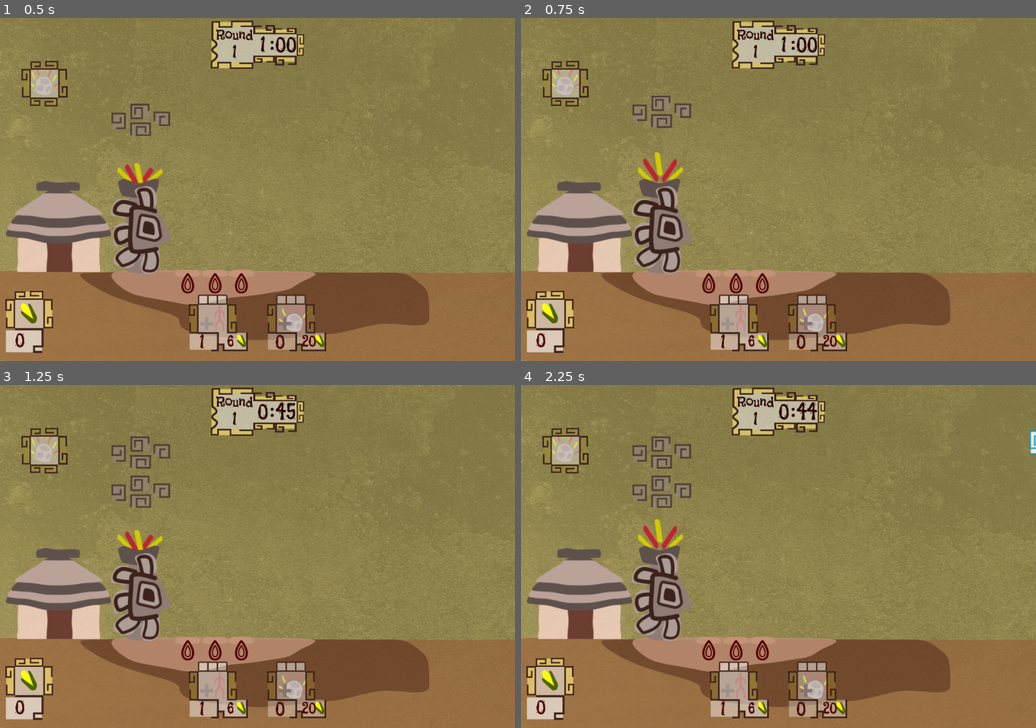
Above: before the commit, frames 1-4 (two rows, left to right).
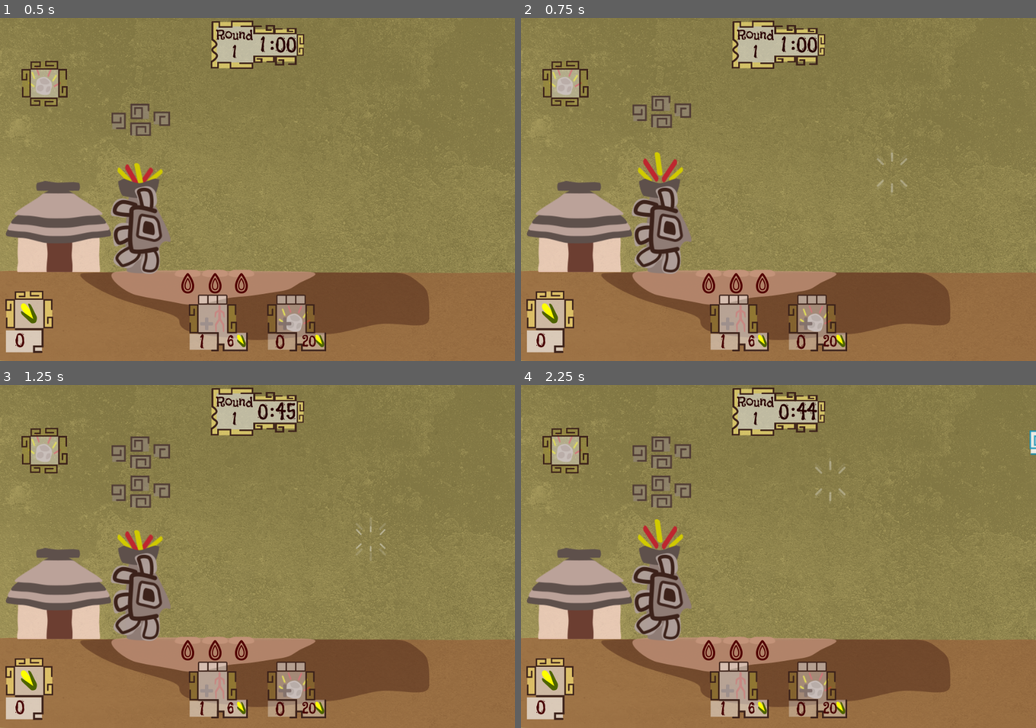
Above: after the commit, the same moments.

Repository: solivo/popol
Game: Godot game, scene res://main/Main.tscn
Same seed, same stepped clock (60 frames per second), same inputs: the game is played once before the commit and once after it.
Inputs (mouse positions are in pixels of both pictures, inside the frame that each line leads up to):
- Up to frame 1 (0.5 s): no input
- Up to frame 2 (0.75 s): move the mouse to (891, 172) at 0.52 s; press the mouse at (891, 172) at 0.53 s
- Up to frame 3 (1.25 s): no input
- Up to frame 4 (2.25 s): move the mouse to (675, 573) at 1.27 s; release the mouse at (675, 573) at 1.28 s; click (675, 573) at 1.35 s; move the mouse to (830, 481) at 2.02 s; press the mouse at (830, 481) at 2.03 s

Frame 1 is identical in both runs. In frame 2, less than 0.1% of the frame differs, in the area x 69-75%, y 39-51%; in frame 3, less than 0.1%, in the area x 69-75%, y 38-52%; in frame 4, less than 0.1%.

Commit message:
Expulsion effect sprite added

Diff:
--- a/main/Main.tscn
+++ b/main/Main.tscn
@@ -128,10 +128,10 @@
 editor/display_folded = true
 anchor_right = 1.0
 anchor_bottom = 1.0
-margin_left = -2.2984
-margin_top = 2.29846
-margin_right = -2.2984
-margin_bottom = 2.29846
+margin_left = -2.0
+margin_top = 2.0
+margin_right = -2.0
+margin_bottom = -164.0
 
 [node name="MainPanel" type="HBoxContainer" parent="GUI"]
 anchor_left = 0.5
--- a/scenes/cloud/medium_cloud/MediumCloud.tscn
+++ b/scenes/cloud/medium_cloud/MediumCloud.tscn
@@ -2,10 +2,10 @@
 
 [ext_resource path="res://scenes/cloud/Cloud.gd" type="Script" id=1]
 [ext_resource path="res://scenes/cloud/medium_cloud/normal_cloud_medium.png" type="Texture" id=2]
-[ext_resource path="res://scenes/cloud/medium_cloud/empty_cloud_medium_1.png" type="Texture" id=3]
-[ext_resource path="res://scenes/cloud/medium_cloud/empty_cloud_medium_2.png" type="Texture" id=4]
-[ext_resource path="res://scenes/cloud/medium_cloud/empty_cloud_medium_3.png" type="Texture" id=5]
-[ext_resource path="res://scenes/cloud/medium_cloud/fill_cloud_medium.png" type="Texture" id=6]
+[ext_resource path="res://scenes/cloud/medium_cloud/fill_cloud_medium.png" type="Texture" id=3]
+[ext_resource path="res://scenes/cloud/medium_cloud/empty_cloud_medium_1.png" type="Texture" id=4]
+[ext_resource path="res://scenes/cloud/medium_cloud/empty_cloud_medium_2.png" type="Texture" id=5]
+[ext_resource path="res://scenes/cloud/medium_cloud/empty_cloud_medium_3.png" type="Texture" id=6]
 [ext_resource path="res://scenes/cloud/medium_cloud/rain_particles.png" type="Texture" id=7]
 
 [sub_resource type="SpriteFrames" id=1]
@@ -15,15 +15,15 @@
 "name": "normal_cloud",
 "speed": 5.0
 }, {
-"frames": [ ExtResource( 2 ), ExtResource( 3 ), ExtResource( 4 ), ExtResource( 5 ) ],
+"frames": [ ExtResource( 3 ) ],
+"loop": false,
+"name": "fill_cloud",
+"speed": 5.0
+}, {
+"frames": [ ExtResource( 2 ), ExtResource( 4 ), ExtResource( 5 ), ExtResource( 6 ) ],
 "loop": true,
 "name": "empty_cloud",
 "speed": 4.0
-}, {
-"frames": [ ExtResource( 6 ) ],
-"loop": false,
-"name": "fill_cloud",
-"speed": 5.0
 } ]
 
 [sub_resource type="RectangleShape2D" id=2]
--- a/scenes/corn_plant/CornPlant.tscn
+++ b/scenes/corn_plant/CornPlant.tscn
@@ -23,7 +23,7 @@
 [ext_resource path="res://scenes/corn_plant/assets/water_indicator_off.png" type="Texture" id=21]
 
 [sub_resource type="RectangleShape2D" id=1]
-extents = Vector2( 24.904, 70.3134 )
+extents = Vector2( 34.7801, 70.3134 )
 
 [sub_resource type="SpriteFrames" id=2]
 animations = [ {
--- a/world/ExpulsionEffect.gd
+++ b/scenes/player/expulsion_effect/ExpulsionEffect.gd
@@ -3,11 +3,7 @@
 export var EXPULSION_FORCE :int = 5
 
 func _ready() -> void:
-	#Start life timer
-	$LifeTimer.start()
-
-func _on_LifeTimer_timeout() -> void:
-	queue_free()
+	$AnimationPlayer.play("clicking")
 
 
 func _on_ExpulsionEffect_body_entered(body: PhysicsBody2D) -> void:
--- /dev/null
+++ b/scenes/player/expulsion_effect/ExpulsionEffect.tscn
@@ -0,0 +1,60 @@
+[gd_scene load_steps=9 format=2]
+
+[ext_resource path="res://scenes/player/expulsion_effect/ExpulsionEffect.gd" type="Script" id=1]
+[ext_resource path="res://scenes/player/expulsion_effect/assets/expulsion_5.png" type="Texture" id=2]
+[ext_resource path="res://scenes/player/expulsion_effect/assets/expulsion_1.png" type="Texture" id=3]
+[ext_resource path="res://scenes/player/expulsion_effect/assets/expulsion_2.png" type="Texture" id=4]
+[ext_resource path="res://scenes/player/expulsion_effect/assets/expulsion_3.png" type="Texture" id=5]
+[ext_resource path="res://scenes/player/expulsion_effect/assets/expulsion_4.png" type="Texture" id=6]
+
+[sub_resource type="CircleShape2D" id=1]
+radius = 48.3069
+
+[sub_resource type="Animation" id=2]
+resource_name = "clicking"
+length = 0.5
+tracks/0/type = "value"
+tracks/0/path = NodePath("Sprite:texture")
+tracks/0/interp = 1
+tracks/0/loop_wrap = true
+tracks/0/imported = false
+tracks/0/enabled = true
+tracks/0/keys = {
+"times": PoolRealArray( 0, 0.1, 0.2, 0.3, 0.4 ),
+"transitions": PoolRealArray( 1, 7.72749, 1, 1, 1 ),
+"update": 0,
+"values": [ ExtResource( 3 ), ExtResource( 4 ), ExtResource( 5 ), ExtResource( 6 ), ExtResource( 2 ) ]
+}
+tracks/1/type = "method"
+tracks/1/path = NodePath(".")
+tracks/1/interp = 1
+tracks/1/loop_wrap = true
+tracks/1/imported = false
+tracks/1/enabled = true
+tracks/1/keys = {
+"times": PoolRealArray( 0.5 ),
+"transitions": PoolRealArray( 1 ),
+"values": [ {
+"args": [  ],
+"method": "queue_free"
+} ]
+}
+
+[node name="ExpulsionEffect" type="Area2D"]
+collision_mask = 2
+script = ExtResource( 1 )
+
+[node name="Sprite" type="Sprite" parent="."]
+texture = ExtResource( 2 )
+
+[node name="CollisionShape2D" type="CollisionShape2D" parent="."]
+shape = SubResource( 1 )
+
+[node name="LifeTimer" type="Timer" parent="."]
+wait_time = 0.5
+one_shot = true
+
+[node name="AnimationPlayer" type="AnimationPlayer" parent="."]
+anims/clicking = SubResource( 2 )
+[connection signal="body_entered" from="." to="." method="_on_ExpulsionEffect_body_entered"]
+[connection signal="timeout" from="LifeTimer" to="." method="_on_LifeTimer_timeout"]
--- a/world/ExpulsionEffect.tscn
+++ /dev/null
@@ -1,19 +0,0 @@
-[gd_scene load_steps=3 format=2]
-
-[ext_resource path="res://world/ExpulsionEffect.gd" type="Script" id=1]
-
-[sub_resource type="CircleShape2D" id=1]
-radius = 48.3069
-
-[node name="ExpulsionEffect" type="Area2D"]
-collision_mask = 2
-script = ExtResource( 1 )
-
-[node name="CollisionShape2D" type="CollisionShape2D" parent="."]
-shape = SubResource( 1 )
-
-[node name="LifeTimer" type="Timer" parent="."]
-wait_time = 0.5
-one_shot = true
-[connection signal="body_entered" from="." to="." method="_on_ExpulsionEffect_body_entered"]
-[connection signal="timeout" from="LifeTimer" to="." method="_on_LifeTimer_timeout"]
--- a/world/World.gd
+++ b/world/World.gd
@@ -9,7 +9,7 @@
 var PowerCursor = preload("res://scenes/player/PowerCursor.tscn")
 
 var EnemyWarrior = preload("res://scenes/human/enemy/warrior/WarriorEnemy.tscn")
-var ExpulsionEffect = preload("res://world/ExpulsionEffect.tscn")
+var ExpulsionEffect = preload("res://scenes/player/expulsion_effect/ExpulsionEffect.tscn")
 
 export var corns_harvested := 6 #Corn amount added by each farmer
 
--- a/world/World.tscn
+++ b/world/World.tscn
@@ -10,7 +10,7 @@
 extents = Vector2( 480, 240 )
 
 [sub_resource type="RectangleShape2D" id=2]
-extents = Vector2( 703.279, 20 )
+extents = Vector2( 1003.98, 20 )
 
 [sub_resource type="RectangleShape2D" id=3]
 extents = Vector2( 478.954, 22.3399 )
@@ -48,7 +48,6 @@
 shape = SubResource( 1 )
 
 [node name="CloudBorder" type="StaticBody2D" parent="."]
-editor/display_folded = true
 position = Vector2( 480, 320 )
 collision_layer = 2
 collision_mask = 2
Binary file added: scenes/player/expulsion_effect/assets/expulsion_1.png
Not shown, added: scenes/player/expulsion_effect/assets/expulsion_1.png.import
Binary file added: scenes/player/expulsion_effect/assets/expulsion_2.png
Not shown, added: scenes/player/expulsion_effect/assets/expulsion_2.png.import
Binary file added: scenes/player/expulsion_effect/assets/expulsion_3.png
Not shown, added: scenes/player/expulsion_effect/assets/expulsion_3.png.import
Binary file added: scenes/player/expulsion_effect/assets/expulsion_4.png
Not shown, added: scenes/player/expulsion_effect/assets/expulsion_4.png.import
Binary file added: scenes/player/expulsion_effect/assets/expulsion_5.png
Not shown, added: scenes/player/expulsion_effect/assets/expulsion_5.png.import
